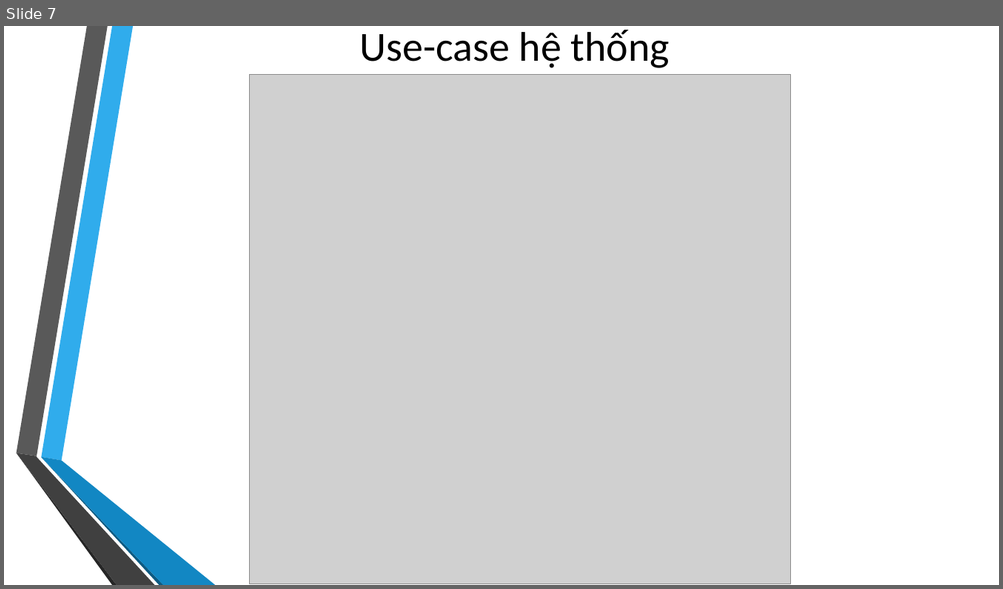
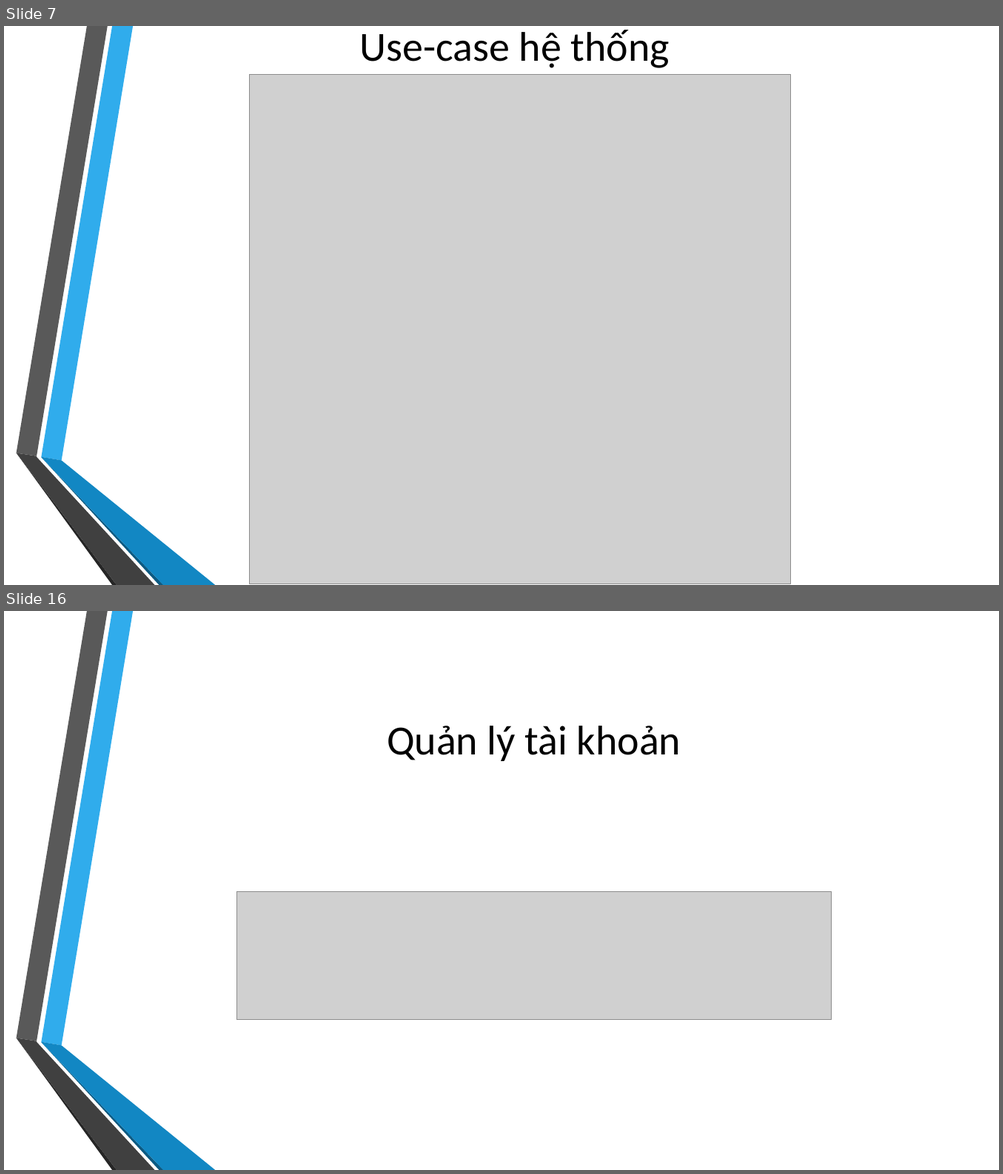
Before and after one commit to pminhtam/SystemAnalysisAndDesign, a slide deck: bao_cao_intro.pptx. Shown one above the other, each under a label of ours: slide 7 before the commit, slides 7 and 16 after it; the slides between them are not shown. The pictures are 1003x589 and 1003x1174 pixels, drawn with LibreOffice and Linux fonts; fonts in the diff are those of the drawing; grey boxes stand for pictures; background and template pictures are left out. Boxes give left, top, right and bottom in pixels: in the first picture for what was removed or moved away, otherwise in the second. Text is boxed around its words. In the diff, an @@ line names an element or a change of style, - is before the commit and + after.

```diff
--- a/bao_cao_intro.pptx
+++ b/bao_cao_intro.pptx
@@ slide 16 added at (x1=4, y1=611, x2=999, y2=1170), background picture (left out); not listed: 6 template elements that a slide beside it also shows @@
@@ title added at (x1=387, y1=726, x2=680, y2=761), 40 pt, text #000000 @@
+Quản lý tài khoản
@@ picture added at (x1=237, y1=892, x2=831, y2=1021) @@
```
Also in this commit, not shown: 9 other slides added, 16 other files.
